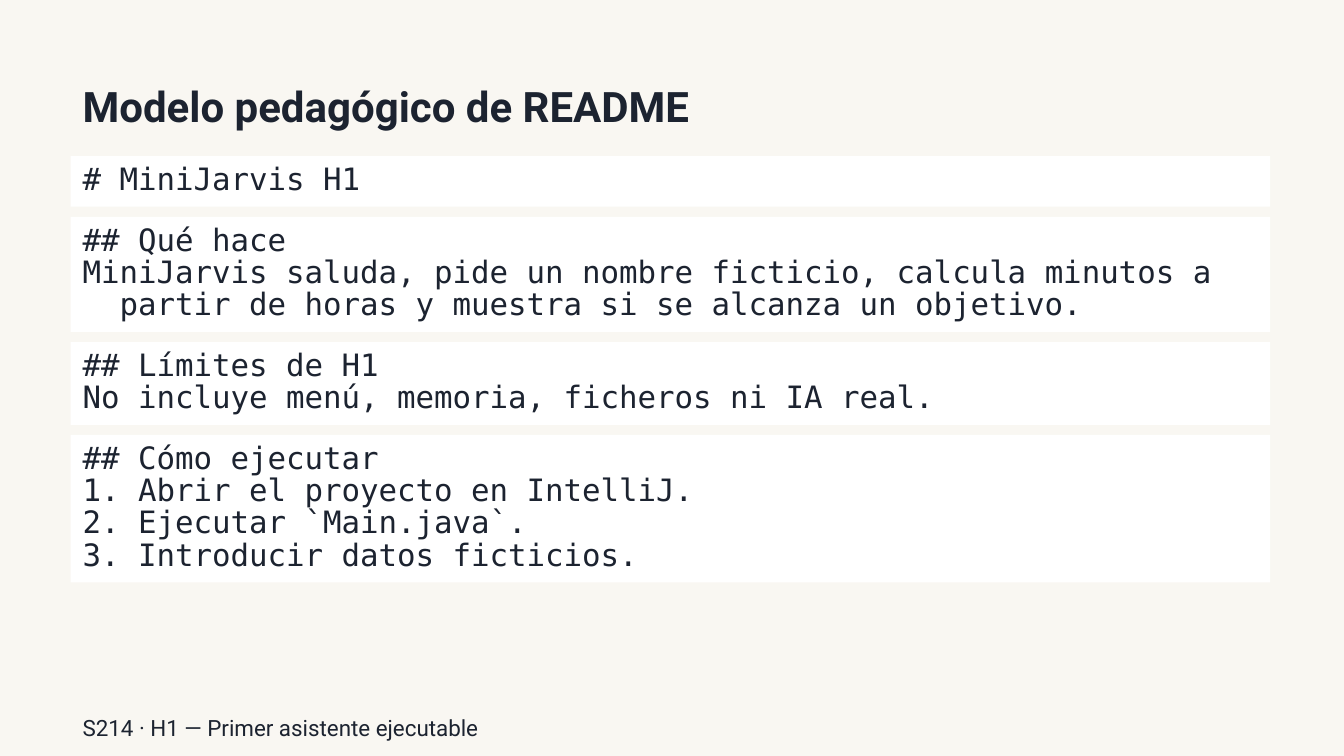
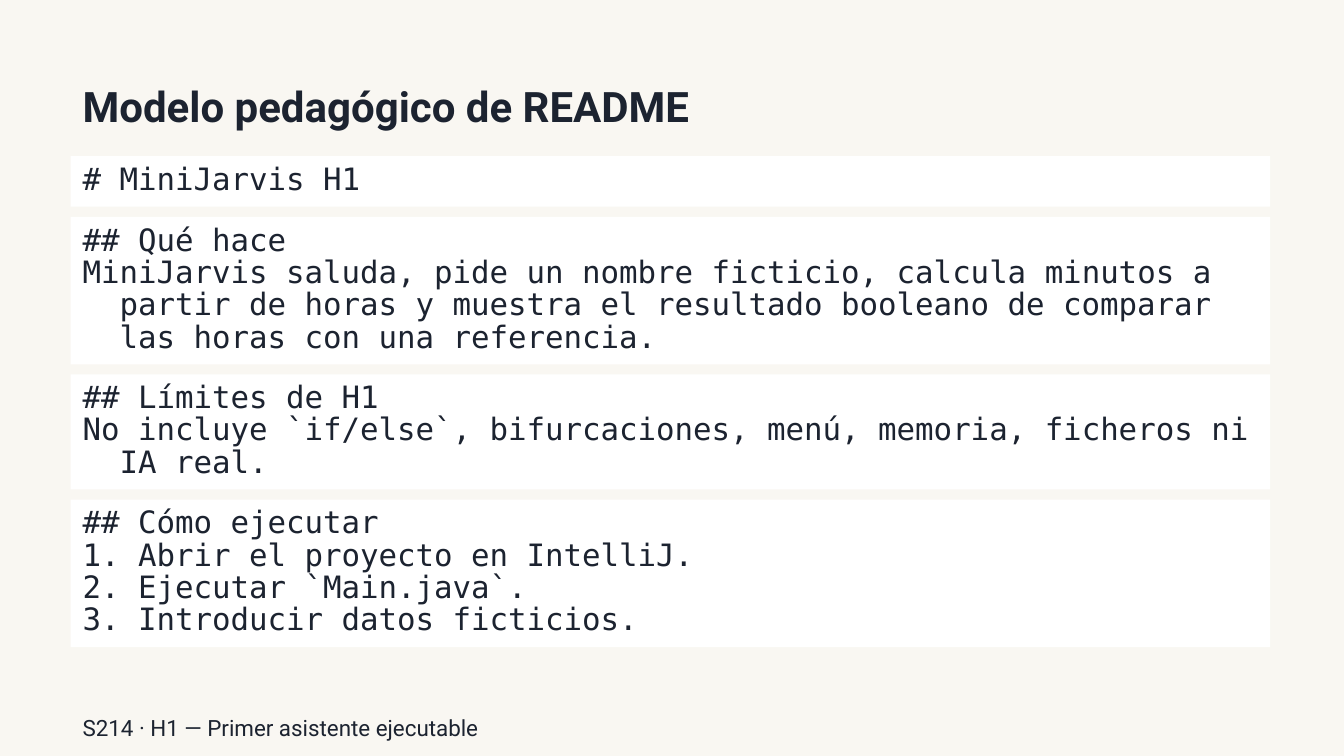
Before and after one commit to llombardero/curso-26-27, a slide deck: slide 5 of 02-PROFESORADO/03-PRESENTACIONES/POR-SESION/h1/S214-readme-y-evidencia-de-ejecucion-presentacion.pptx. Drawn at 1344x756 pixels with LibreOffice and Linux fonts; fonts in the diff are those of the drawing. Boxes give left, top, right and bottom in pixels: in the first picture for what was removed or moved away, otherwise in the second. Text is boxed around its words. In the diff, an @@ line names an element or a change of style, - is before the commit and + after.

```diff
--- a/02-PROFESORADO/03-PRESENTACIONES/POR-SESION/h1/S214-readme-y-evidencia-de-ejecucion-presentacion.pptx
+++ b/02-PROFESORADO/03-PRESENTACIONES/POR-SESION/h1/S214-readme-y-evidencia-de-ejecucion-presentacion.pptx
@@ rectangle "## Qué hace": place and size @@
-rectangle "## Qué hace" at (71,217,1270,332)
+rectangle "## Qué hace" at (71,217,1270,364)
@@ text in rectangle at (83,259,1212,349): text changed @@
-MiniJarvis saluda, pide un nombre ficticio, calcula minutos a partir de horas y muestra si se alcanza un objetivo.
+MiniJarvis saluda, pide un nombre ficticio, calcula minutos a partir de horas y muestra el resultado booleano de comparar las horas con una referencia.
@@ rectangle "## Límites de H1": place and size @@
-rectangle "## Límites de H1" at (71,342,1270,424)
+rectangle "## Límites de H1" at (71,374,1270,489)
@@ text in rectangle at (83,415,1248,474): text changed @@
-No incluye menú, memoria, ficheros ni IA real.
+No incluye `if/else`, bifurcaciones, menú, memoria, ficheros ni IA real.
@@ rectangle "## Cómo ejecutar": place and size @@
-rectangle "## Cómo ejecutar" at (71,436,1270,583)
+rectangle "## Cómo ejecutar" at (71,500,1270,647)
```
Also in this commit, not shown: 3 other slides changed, 1 slide removed, 56 other files.
